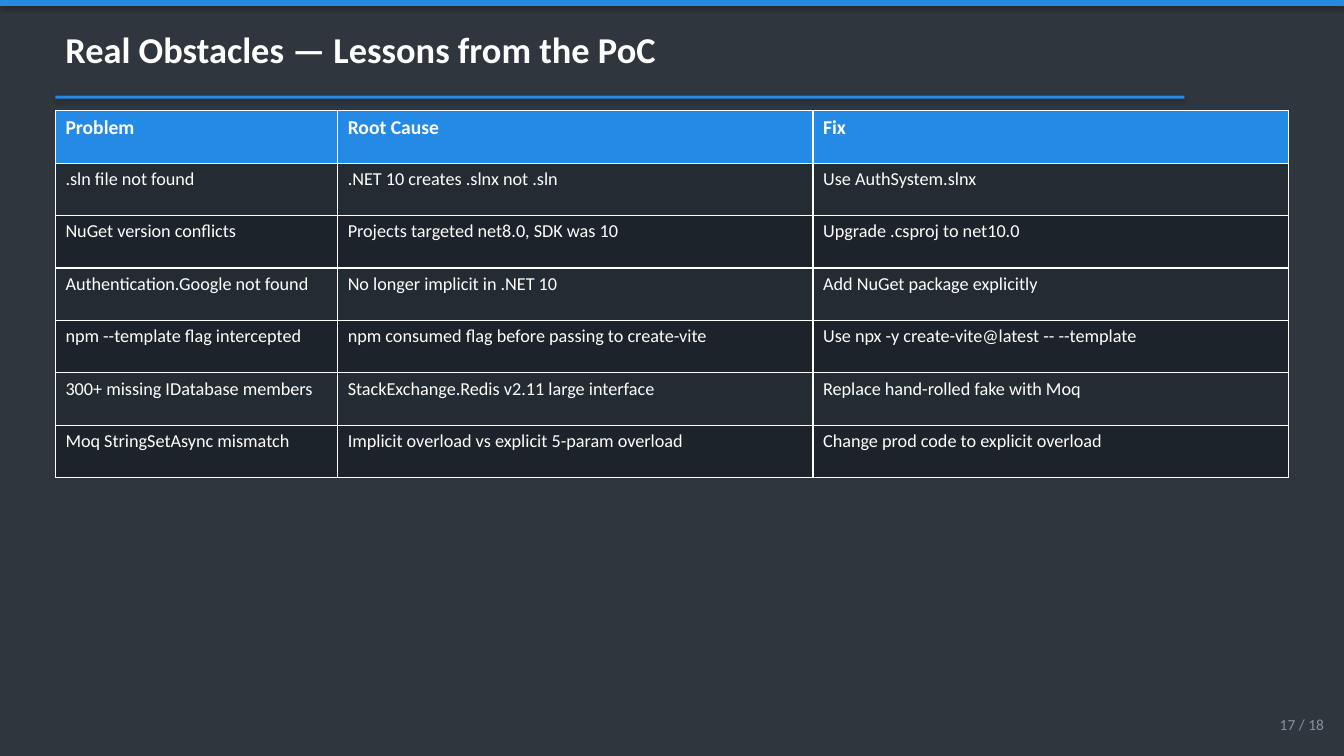
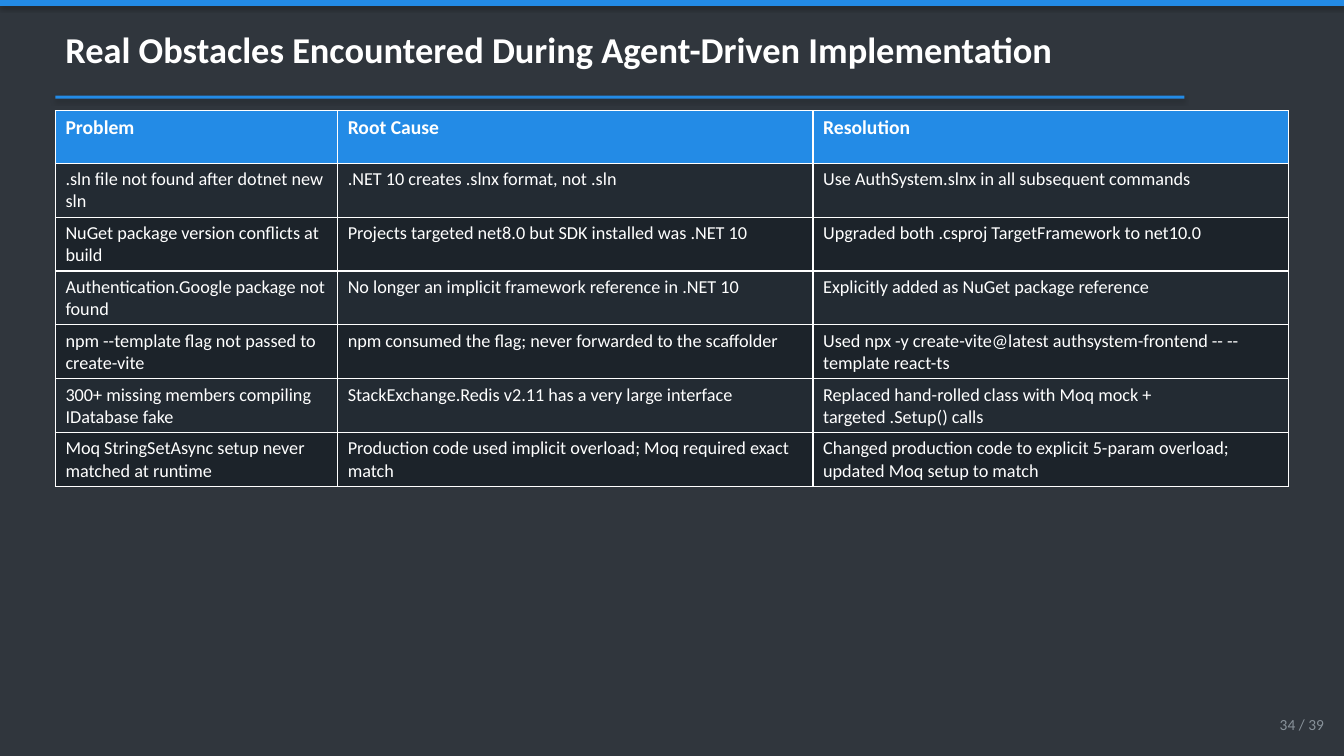
Before and after one commit to cyberkoolman/ghcp-poc-auth, a slide deck: slide 34 of docs/ghcp-getting-started.pptx (slide 17 before the commit). Drawn at 1344x756 pixels with LibreOffice and Linux fonts; fonts in the diff are those of the drawing. Boxes give left, top, right and bottom in pixels: in the first picture for what was removed or moved away, otherwise in the second. Text is boxed around its words. In the diff, an @@ line names an element or a change of style, - is before the commit and + after.

```diff
--- a/docs/ghcp-getting-started.pptx
+++ b/docs/ghcp-getting-started.pptx
@@ text at box(65, 37, 1052, 69): text changed @@
-Real Obstacles — Lessons from the PoC
+Real Obstacles Encountered During Agent-Driven Implementation
@@ table at box(55, 111, 1290, 484) @@
-row 1, column 3: Fix
+row 1, column 3: Resolution
-row 2: .sln file not found | .NET 10 creates .slnx not .sln | Use AuthSystem.slnx
+row 2: .sln file not found after dotnet new sln | .NET 10 creates .slnx format, not .sln | Use AuthSystem.slnx in all subsequent commands
-row 3: NuGet version conflicts | Projects targeted net8.0, SDK was 10 | Upgrade .csproj to net10.0
+row 3: NuGet package version conflicts at build | Projects targeted net8.0 but SDK installed was .NET 10 | Upgraded both .csproj TargetFramework to net10.0
-row 4: Authentication.Google not found | No longer implicit in .NET 10 | Add NuGet package explicitly
+row 4: Authentication.Google package not found | No longer an implicit framework reference in .NET 10 | Explicitly added as NuGet package reference
-row 5: npm --template flag intercepted | npm consumed flag before passing to create-vite | Use npx -y create-vite@latest -- --template
+row 5: npm --template flag not passed to create-vite | npm consumed the flag; never forwarded to the scaffolder | Used npx -y create-vite@latest authsystem-frontend -- --template react-ts
-row 6: 300+ missing IDatabase members | StackExchange.Redis v2.11 large interface | Replace hand-rolled fake with Moq
+row 6: 300+ missing members compiling IDatabase fake | StackExchange.Redis v2.11 has a very large interface | Replaced hand-rolled class with Moq mock + targeted .Setup() calls
-row 7: Moq StringSetAsync mismatch | Implicit overload vs explicit 5-param overload | Change prod code to explicit overload
+row 7: Moq StringSetAsync setup never matched at runtime | Production code used implicit overload; Moq required exact match | Changed production code to explicit 5-param overload; updated Moq setup to match
@@ text at box(1280, 720, 1324, 730): text changed @@
-17 / 18
+34 / 39
```
Also in this commit, not shown: 13 other slides changed, 20 slides added, 1 other file.
